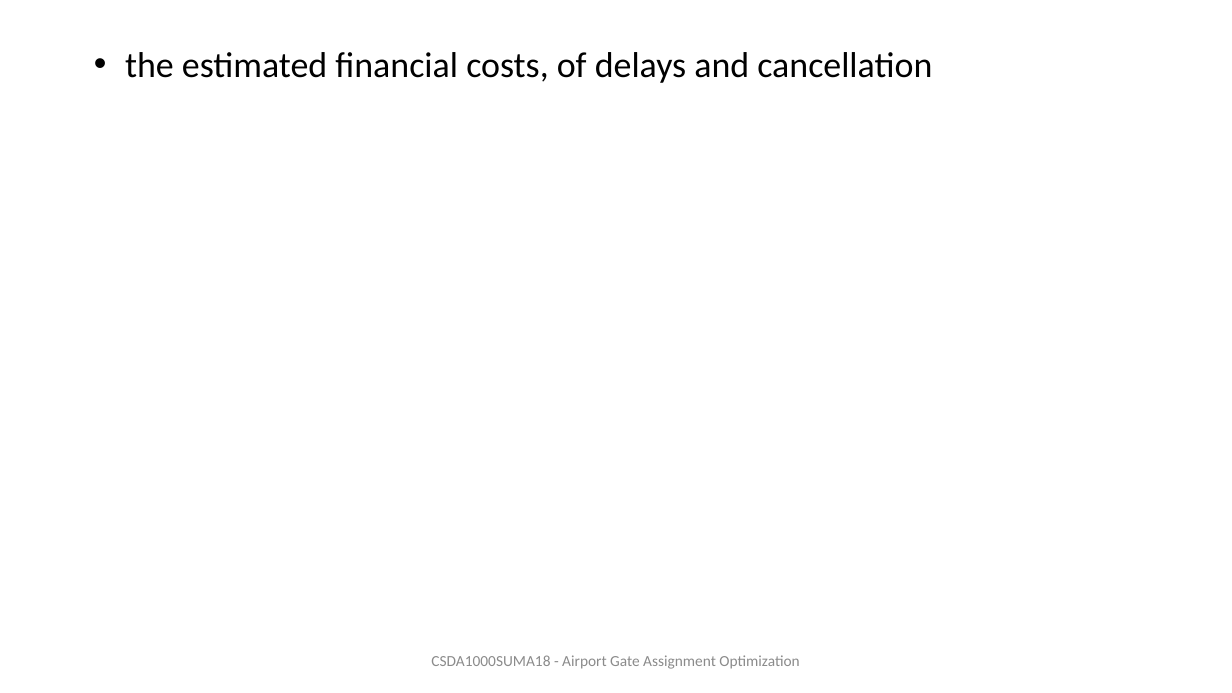
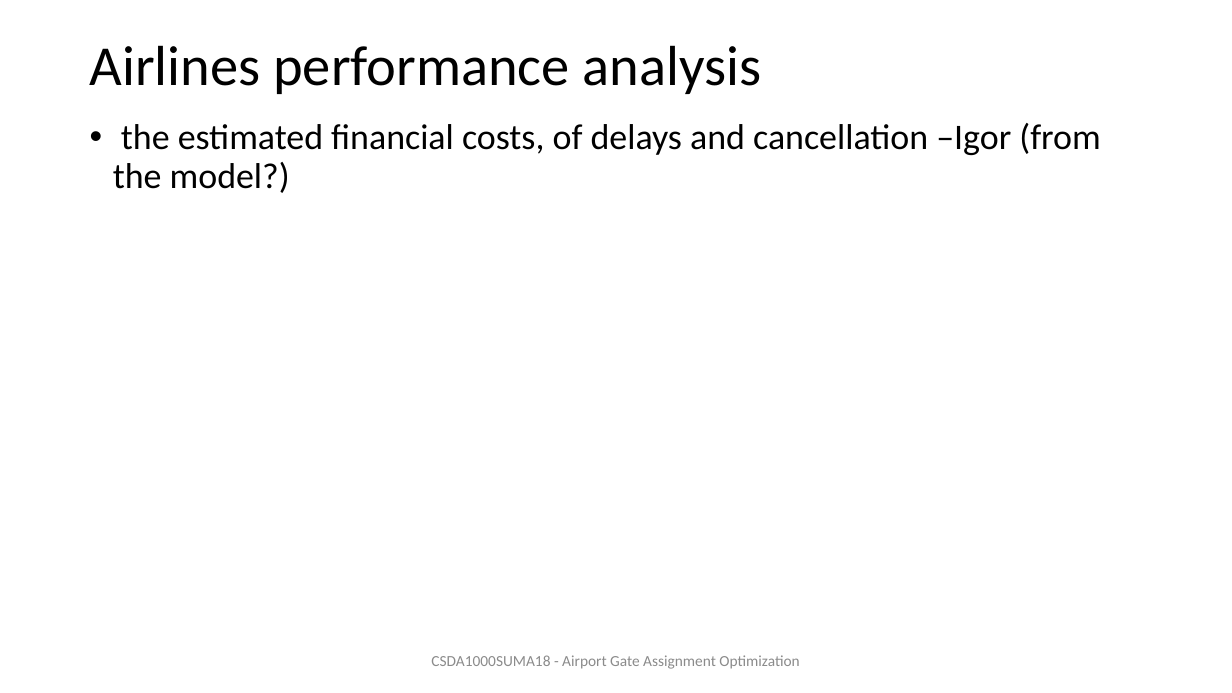
Before and after one commit to ivbsoftware/big-data-final, a slide deck: slide 14 of docs/slideshow/draft-Final Presentation.pptx (slide 12 before the commit). Drawn at 1232x693 pixels with LibreOffice and Linux fonts; fonts in the diff are those of the drawing. Boxes give left, top, right and bottom in pixels: in the first picture for what was removed or moved away, otherwise in the second. Text is boxed around its words. In the diff, an @@ line names an element or a change of style, - is before the commit and + after.

Commit message:
updated slideshow - Diana&Kate/uploaded excel
Airlines performance analysis

```diff
--- a/docs/slideshow/draft-Final Presentation.pptx
+++ b/docs/slideshow/draft-Final Presentation.pptx
@@ title added at (90, 45, 762, 94), 44 pt, text #000000 @@
+Airlines performance analysis
@@ text at (113, 123, 1100, 193): text changed @@
-• the estimated ﬁnancial costs, of delays and cancellation
+• the estimated ﬁnancial costs, of delays and cancellation –Igor (from the model?)
```
Also in this commit, not shown: 10 other slides changed, 1 slide added, 1 slide removed, 1 other file.
